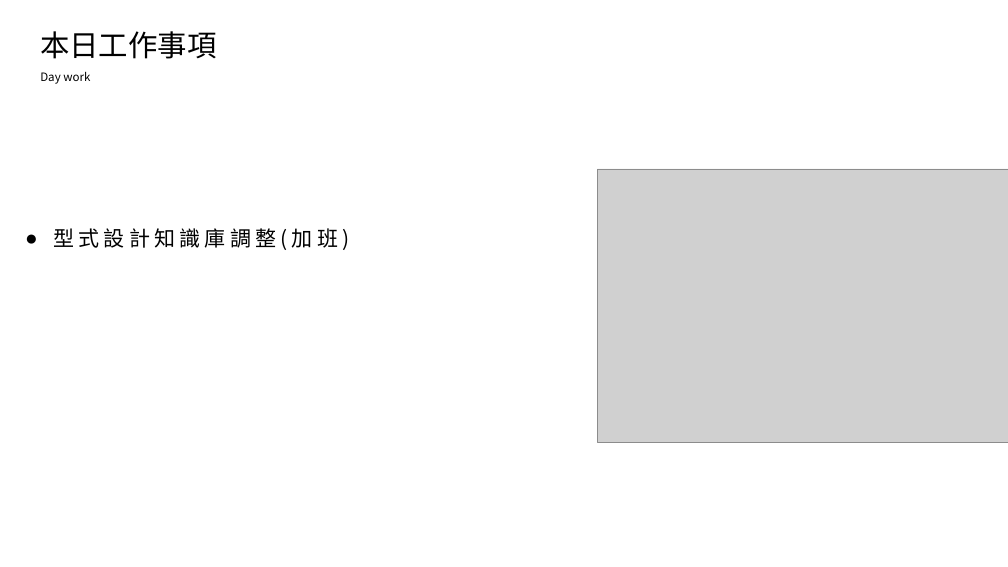
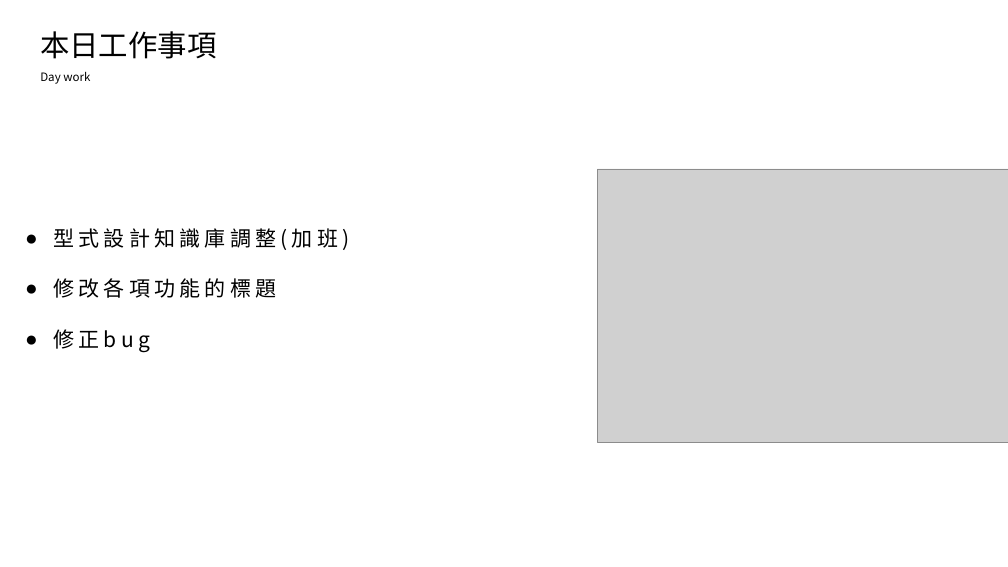
Before and after one commit to king637324/KnowledgeGreenhouseSystem, a slide deck: slide 2 of 工作日報_葉柏漢/2021.10/2021.10.27(加班)_2021.10.28工作日報_葉柏漢.pptx. Drawn at 1008x567 pixels with LibreOffice and Linux fonts; fonts in the diff are those of the drawing; grey boxes stand for pictures. Boxes give left, top, right and bottom in pixels: in the first picture for what was removed or moved away, otherwise in the second. Text is boxed around its words. In the diff, an @@ line names an element or a change of style, - is before the commit and + after.

```diff
--- a/工作日報_葉柏漢/2021.10/2021.10.27(加班)_2021.10.28工作日報_葉柏漢.pptx
+++ b/工作日報_葉柏漢/2021.10/2021.10.27(加班)_2021.10.28工作日報_葉柏漢.pptx
@@ text at box(53, 278, 276, 352): paragraphs added @@
+● 修改各項功能的標題
+● 修正bug
```
Also in this commit, not shown: 3 slides added, 8 other files.
